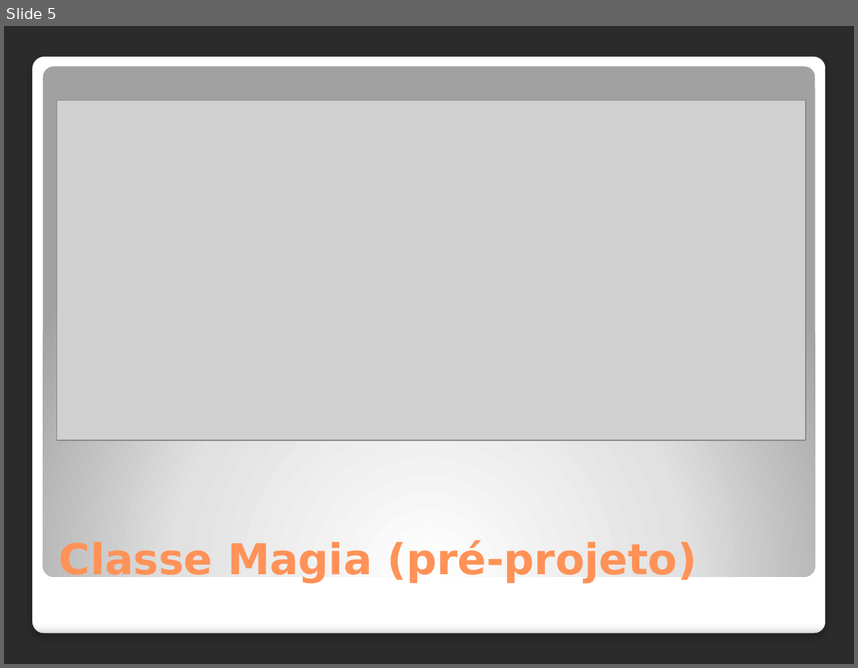
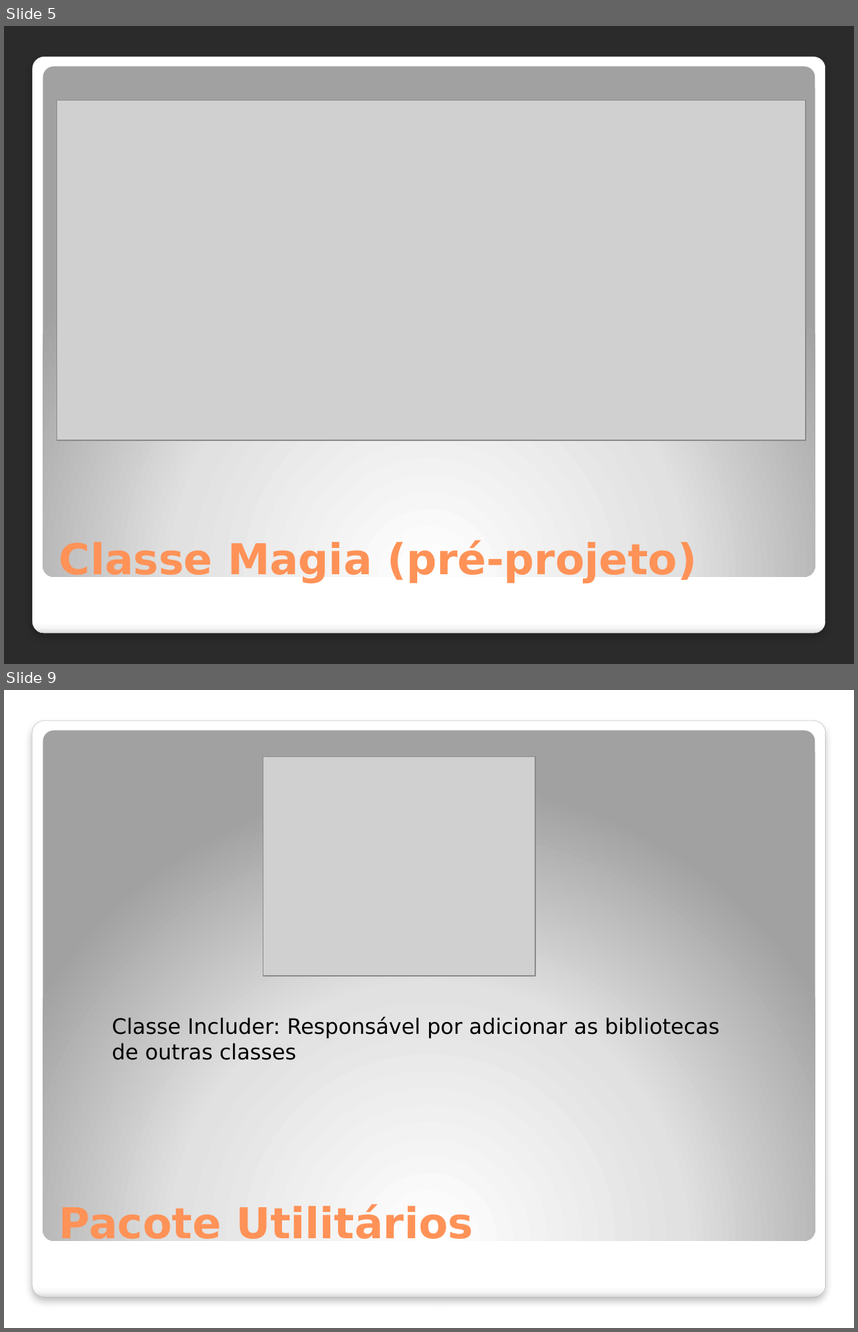
Before and after one commit to Sairaf/ToF2, a slide deck: Apresentação slide/Prog II projeto final.pptx. Shown one above the other, each under a label of ours: slide 5 before the commit, slides 5 and 9 after it; the slides between them are not shown. The pictures are 858x668 and 858x1332 pixels, drawn with LibreOffice and Linux fonts; fonts in the diff are those of the drawing; grey boxes stand for pictures; background and template pictures are left out; a plain dark background stands for a picture behind light text. Boxes give left, top, right and bottom in pixels: in the first picture for what was removed or moved away, otherwise in the second. Text is boxed around its words. In the diff, an @@ line names an element or a change of style, - is before the commit and + after.

```diff
--- a/Apresentação slide/Prog II projeto final.pptx
+++ b/Apresentação slide/Prog II projeto final.pptx
@@ slide 9 added at box(4, 690, 854, 1328), background picture (left out); not listed: 2 template elements that a slide beside it also shows @@
@@ picture added at box(263, 756, 535, 976) @@
@@ text added at box(112, 1016, 720, 1060), 18 pt, text #000000 @@
+Classe Includer: Responsável por adicionar as bibliotecas
+de outras classes
@@ title added at box(59, 1204, 473, 1248), 36 pt, text #FF9258, bold @@
+Pacote Utilitários
```
Also in this commit, not shown: 3 slides changed.
